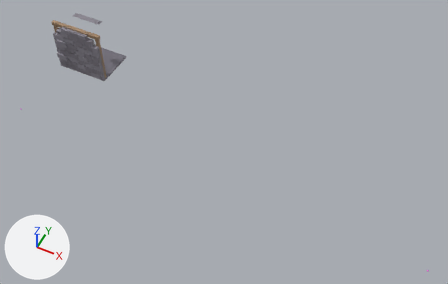
Before and after pictures for a commit that changed the glTF model GYM ARC/Art/GemMine/Forge.glb.
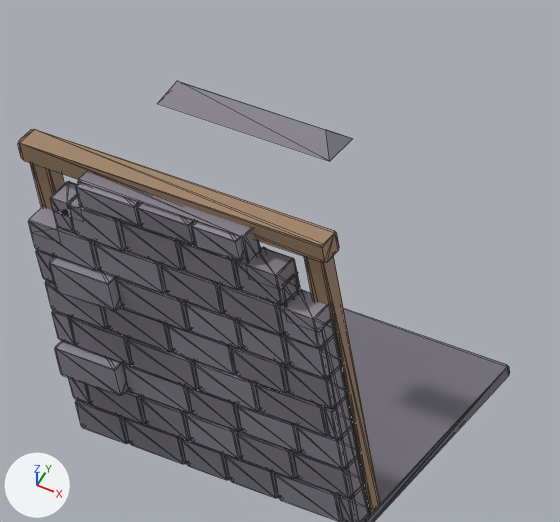
Old and new are each drawn whole from a 50 mm lens placed at (92.3, -103.7, 108.0), pointed at (48.0, -15.3, -2.6) and again close up on the part from 11% to 30% of the width and 0% to 28% of the height. Arrows for +X, +Y and +Z are at lower left; the lights stay in place. The last two pictures show the newer version. The close-ups show mesh edges as thin lines. Vertices at exactly the same position are counted once.

Script lines for the objects in view, before the commit:
```python
me_forge_floor = bpy.data.meshes.new('Forge_Floor')
me_forge_floor.from_pydata(...)  # 24 vertices, 44 faces; spans x -7.0..7.0, y -6.0..5.0, z -7.42..-6.92
me_forge_floor.materials.append(mat_f_floor)  # grey #716d78
me_forge_stonea = bpy.data.meshes.new('Forge_StoneA')
me_forge_stonea.from_pydata(...)  # 672 vertices, 1220 faces; spans x -7.0..7.0, y -6.66..-2.0, z -6.92..7.08
me_forge_stonea.materials.append(mat_f_stonea)  # grey #837f89
me_forge_stoneb = bpy.data.meshes.new('Forge_StoneB')
me_forge_stoneb.from_pydata(...)  # 582 vertices, 1064 faces; spans x -7.0..6.94, y -7.01..0.8, z -6.84..7.8
me_forge_stoneb.materials.append(mat_f_stoneb)  # grey #918d98
ob_forge_floor = bpy.data.objects.new('Forge_Floor', me_forge_floor)
ob_forge_floor.location = (0.0, 0.0, 0.0)
ob_forge_stonea = bpy.data.objects.new('Forge_StoneA', me_forge_stonea)
ob_forge_stonea.location = (0.0, 0.0, 0.0)
ob_forge_stoneb = bpy.data.objects.new('Forge_StoneB', me_forge_stoneb)
ob_forge_stoneb.location = (0.0, 0.0, 0.0)
# also in view: 'Forge_Wood' at (0.0, -5.3, 0.3)
```
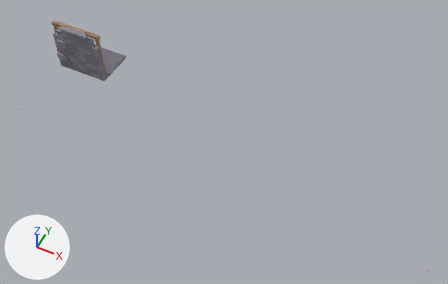
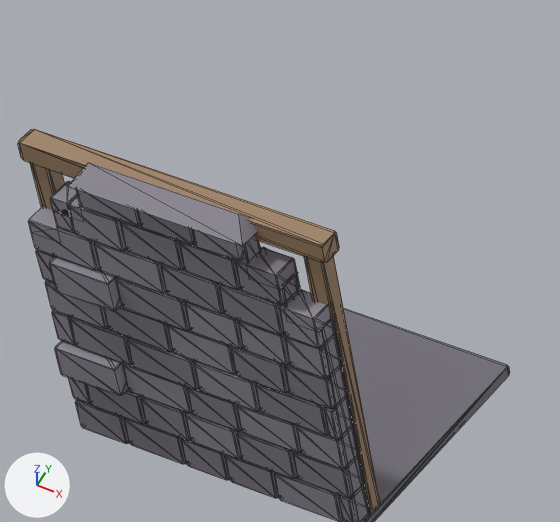
Changed parts and their boxes (x1, y1, x2, y2) in the close-ups (560 x 522 px; the box of a moved part takes in the faces that stretch with it):
'Forge_StoneB', reshaped
    before: (28, 81, 352, 522)
    after: (28, 163, 347, 522)
part 1 of me_forge_stoneb, moved or reshaped
    before: (157, 81, 352, 161)
    after: (68, 163, 257, 246)

Patch to the scene script:
```diff
--- a/GYM ARC/Art/GemMine/Forge.glb.py
+++ b/GYM ARC/Art/GemMine/Forge.glb.py
@@ me_forge_stoneb @@
 # used by ob_forge_stoneb; location = (0.0, 0.0, 0.0)
-me_forge_stoneb.from_pydata(...)  # 582 vertices, 1064 faces; spans x -7.0..6.94, y -7.01..0.8, z -6.84..7.8
+me_forge_stoneb.from_pydata(...)  # 582 vertices, 1064 faces; spans x -7.0..6.94, y -7.01..-4.99, z -6.84..7.8
+# me_forge_stoneb part 1: the loose piece of 6 vertices spanning x -4.2..4.2, y -0.8..0.8, z 7.0..7.8 is moved by (0.0, -6.0, 0.0)
 me_forge_stoneb.materials.append(mat_f_stoneb)
```
